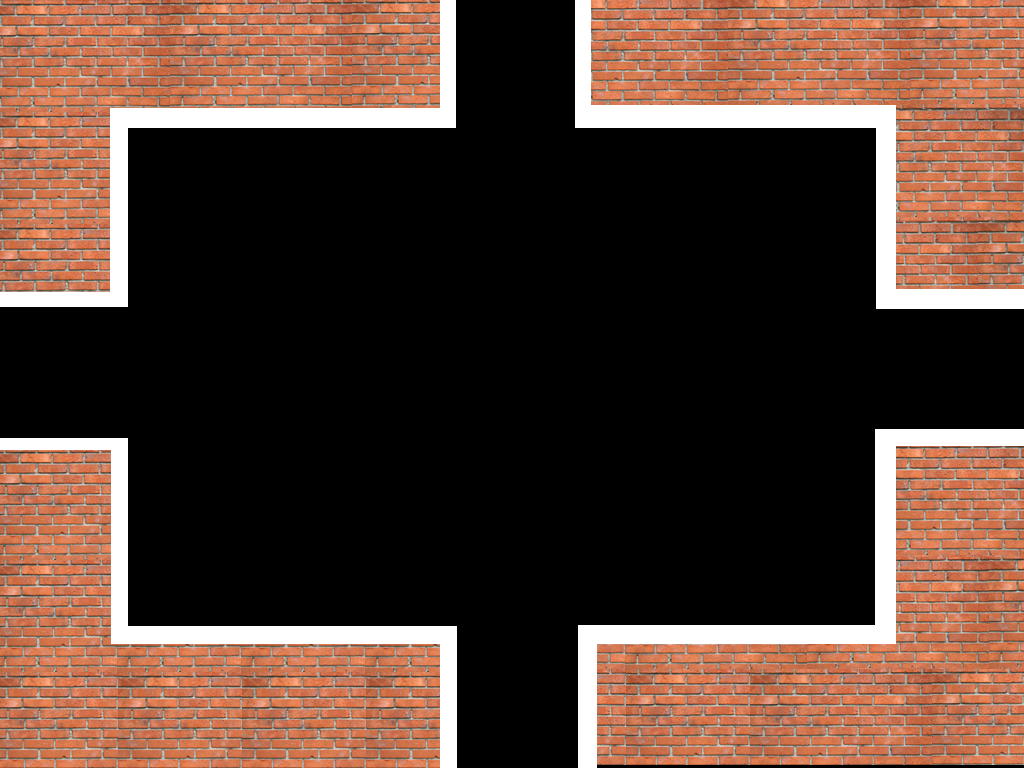
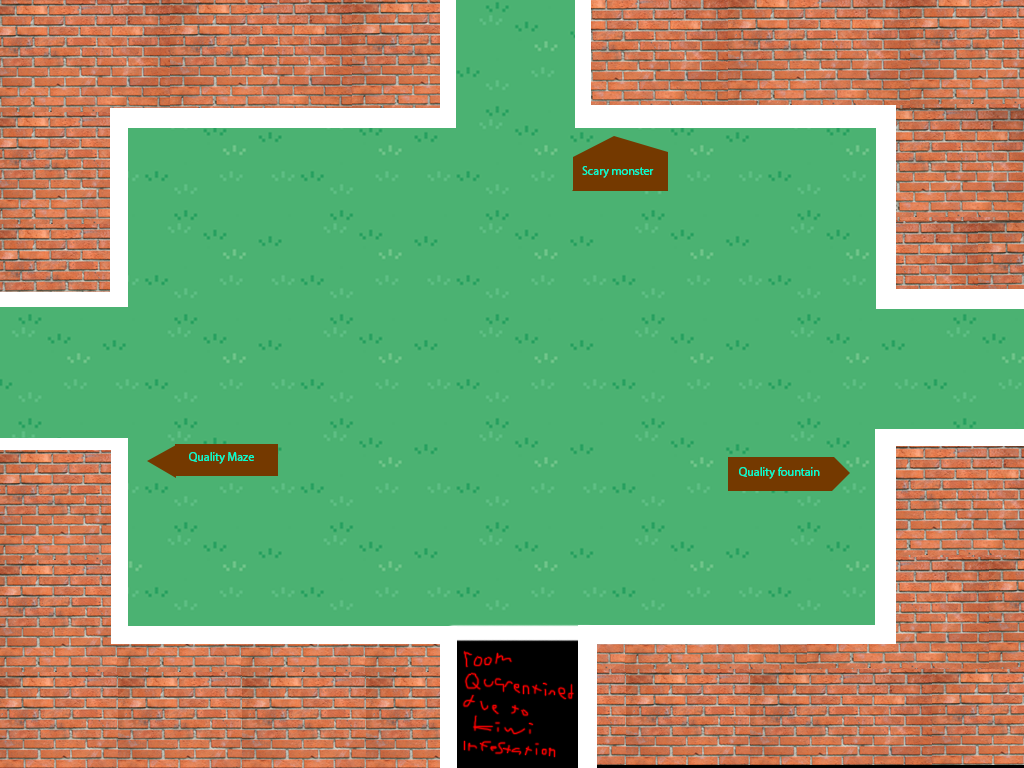
The second 1024px x 768px image is a revision of the first. Changes to its layers:
added layer "Scary monster" above "Quality fountain" over [582, 166, 654, 178]
added layer "Quality fountain" above "Quality Maze" over [739, 467, 820, 479]
added layer "Quality Maze" above "Layer 2" over [189, 452, 254, 464]
painted on "Layer 2" over [147, 136, 850, 758]
painted on "Layer 0" over [0, 0, 1024, 758]
added layer "Layer 3" above "Layer 1" over [0, 0, 1024, 636]
